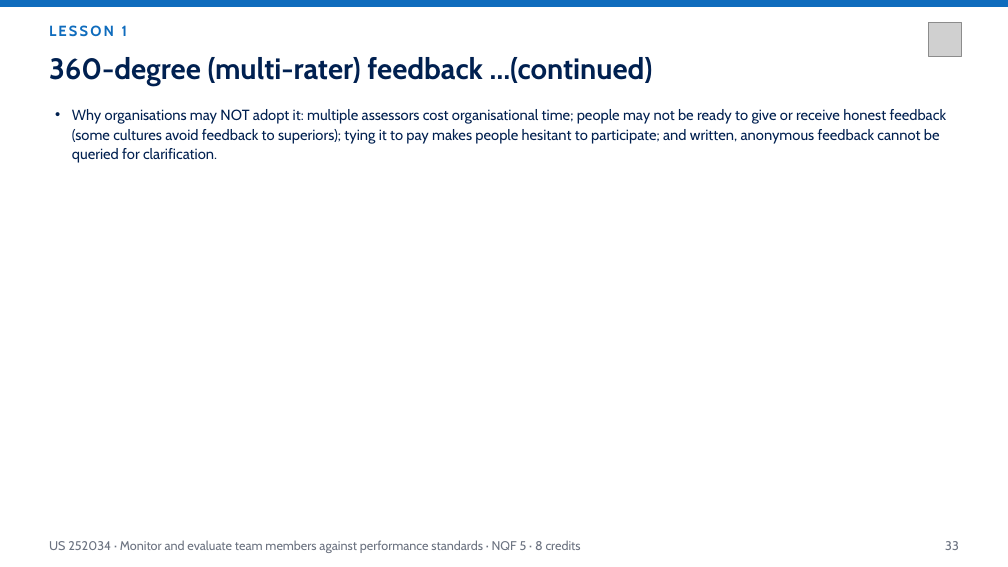
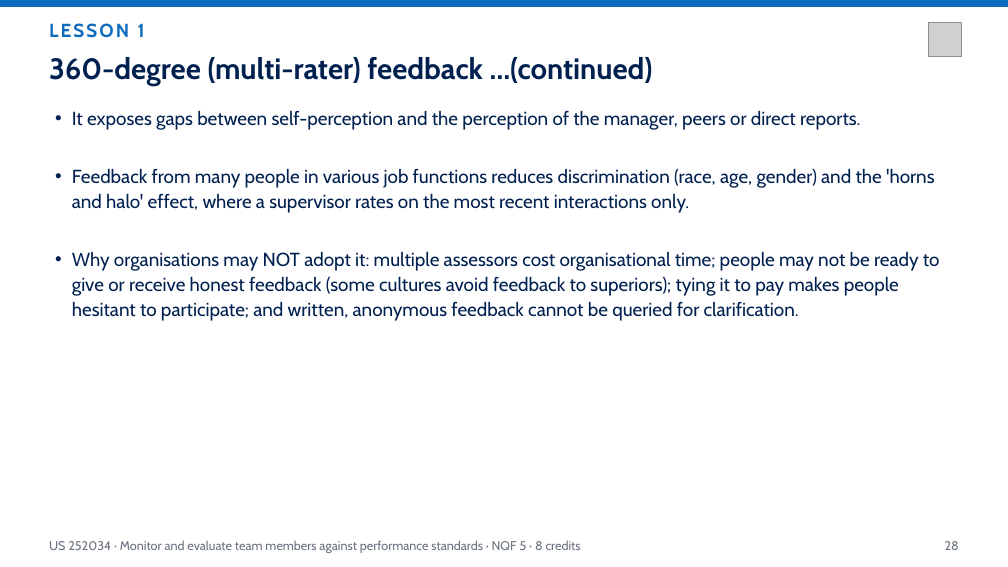
Before and after one commit to andrekyle/ITsystemsupport, a slide deck: slide 28 of public/downloads/US-252034-Monitor-Evaluate-Performance.pptx (slide 33 before the commit). Drawn at 1008x567 pixels with LibreOffice and Linux fonts; fonts in the diff are those of the drawing; grey boxes stand for pictures. Boxes give left, top, right and bottom in pixels: in the first picture for what was removed or moved away, otherwise in the second. Text is boxed around its words. In the diff, an @@ line names an element or a change of style, - is before the commit and + after.

```diff
--- a/public/downloads/US-252034-Monitor-Evaluate-Performance.pptx
+++ b/public/downloads/US-252034-Monitor-Evaluate-Performance.pptx
@@ text "LESSON 1" at (49, 23, 145, 38): size 14 to 18 pt @@
@@ text at (72, 110, 861, 130): text changed; size 14 to 18 pt @@
-• Why organisations may NOT adopt it: multiple assessors cost organisational time; people may not be ready to give or receive honest feedback (some cultures avoid feedback to superiors); tying it to pay makes people hesitant to participate; and written, anonymous feedback cannot be queried for clarification.
+• It exposes gaps between self-perception and the perception of the manager, peers or direct reports.
@@ text added at (72, 168, 935, 213), 18 pt, text #002050 @@
+• Feedback from many people in various job functions reduces discrimination (race, age, gender) and the 'horns and halo' effect, where a supervisor rates on the most recent interactions only.
@@ text added at (72, 251, 940, 321), 18 pt, text #002050 @@
+• Why organisations may NOT adopt it: multiple assessors cost organisational time; people may not be ready to give or receive honest feedback (some cultures avoid feedback to superiors); tying it to pay makes people hesitant to participate; and written, anonymous feedback cannot be queried for clarification.
@@ text at (945, 541, 959, 550): text changed @@
-33
+28
```
Also in this commit, not shown: 32 other slides changed, 15 slides added, 34 slides removed, 4 other files.
